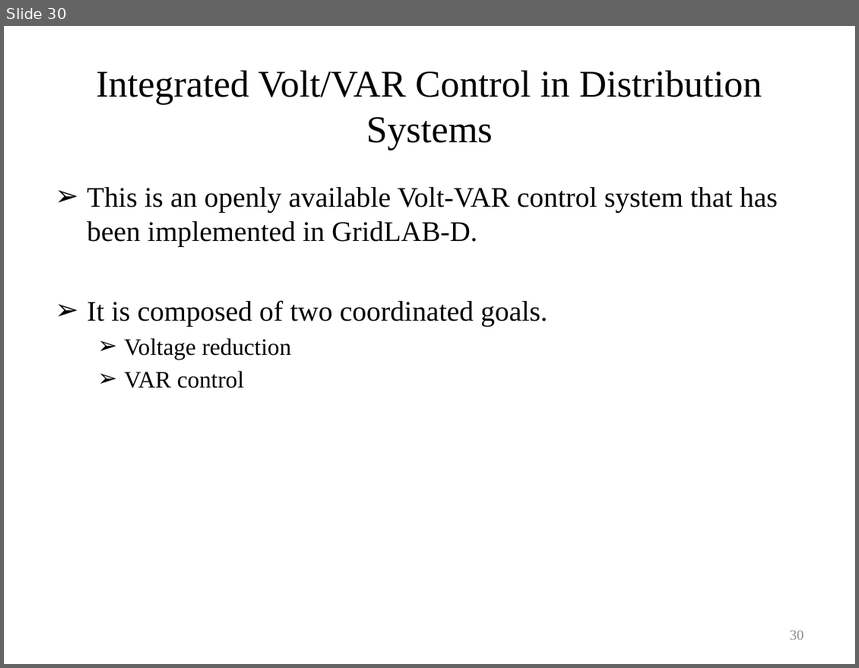
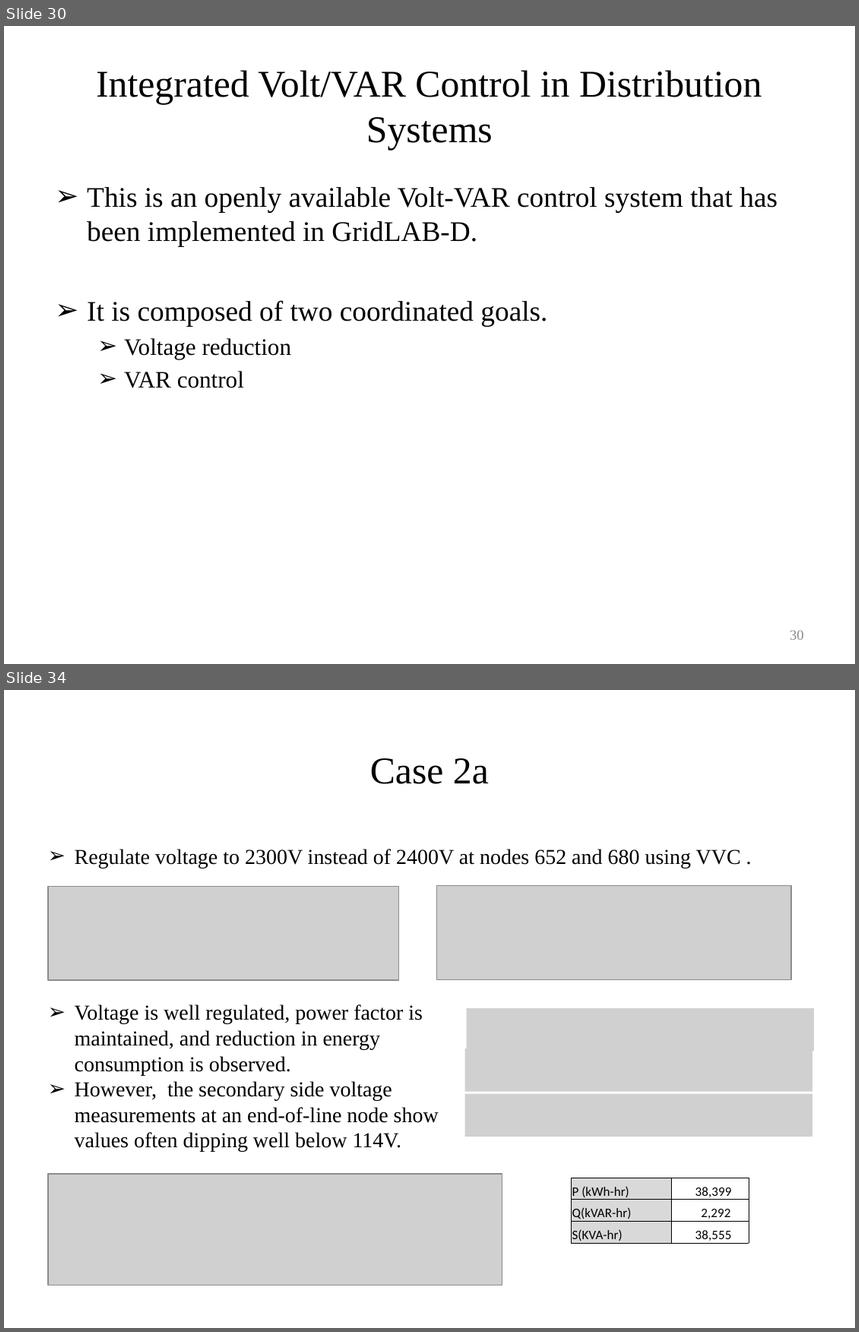
Before and after one commit to gridlab-d/course, a slide deck: University of Washington Class/Module 6 - Volt-VAR optimization.pptx. Shown one above the other, each under a label of ours: slide 30 before the commit, slides 30 and 34 after it; the slides between them are not shown. The pictures are 859x668 and 859x1332 pixels, drawn with LibreOffice and Linux fonts; fonts in the diff are those of the drawing; grey boxes stand for pictures. Boxes give left, top, right and bottom in pixels: in the first picture for what was removed or moved away, otherwise in the second. Text is boxed around its words. In the diff, an @@ line names an element or a change of style, - is before the commit and + after.

```diff
--- a/University of Washington Class/Module 6 - Volt-VAR optimization.pptx
+++ b/University of Washington Class/Module 6 - Volt-VAR optimization.pptx
@@ slide 34 added at [4, 690, 855, 1328], background #FFFFFF @@
@@ title added at [370, 758, 489, 784], 32 pt, text #000000 @@
+Case 2a
@@ text added at [75, 849, 741, 869], 18 pt, text #000000 @@
+➢ Regulate voltage to 2300V instead of 2400V at nodes 652 and 680 using VVC .
@@ picture added at [48, 886, 399, 980] @@
@@ picture added at [436, 886, 791, 980] @@
@@ text added at [75, 1005, 439, 1152], 18 pt, text #000000 @@
+➢ Voltage is well regulated, power factor is maintained, and reduction in energy consumption is observed.
+➢ However, the secondary side voltage measurements at an end-of-line node show values often dipping well below 114V.
@@ picture added at [466, 1008, 813, 1051] @@
@@ picture added at [465, 1049, 813, 1092] @@
@@ picture added at [465, 1094, 813, 1137] @@
@@ picture added at [48, 1174, 502, 1286] @@
@@ table added at [572, 1178, 749, 1244], 3 rows, 2 columns @@
+P (kWh-hr) | 38,399
+Q(kVAR-hr) | 2,292
+S(KVA-hr) | 38,555
```
Also in this commit, not shown: 6 other slides added.
